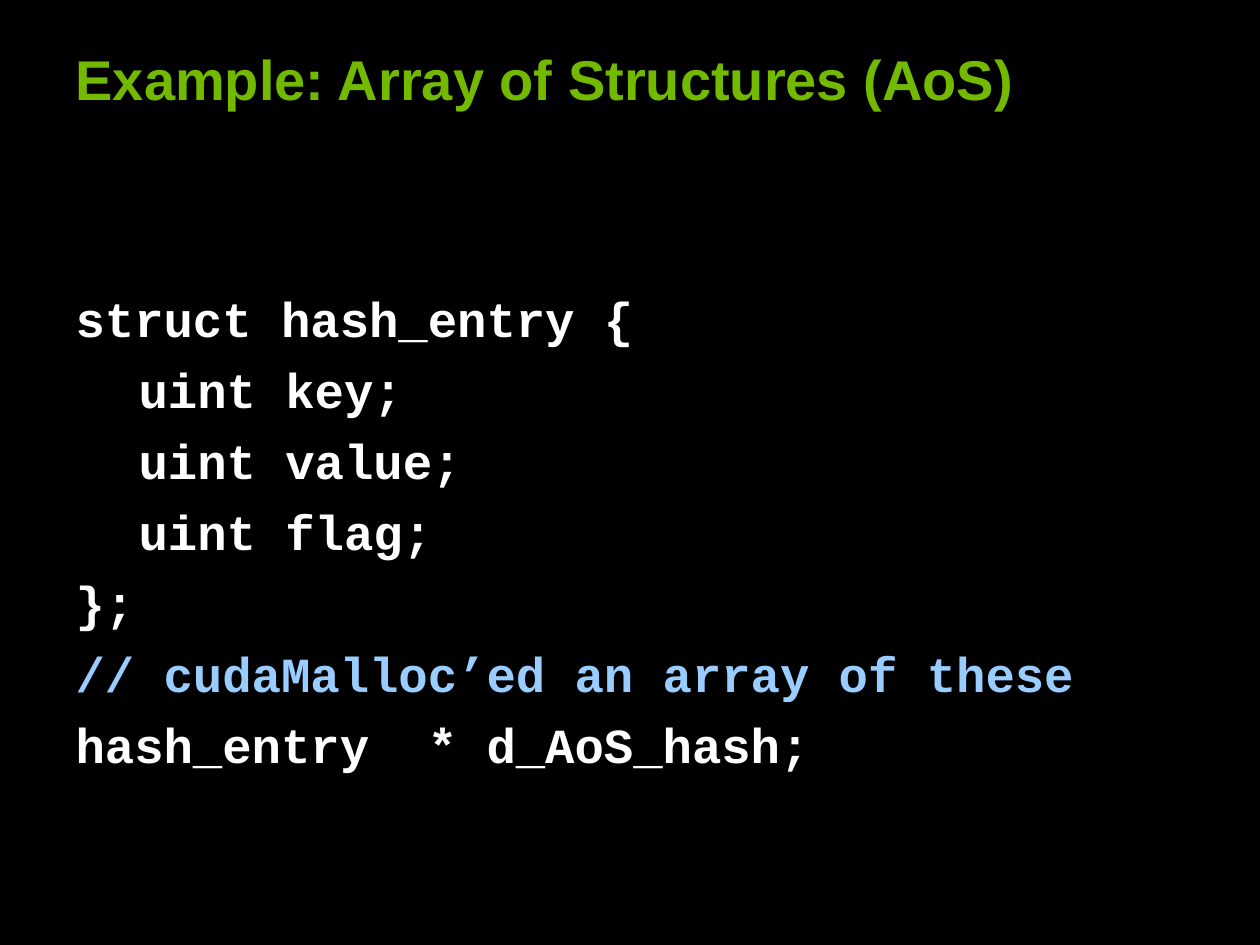
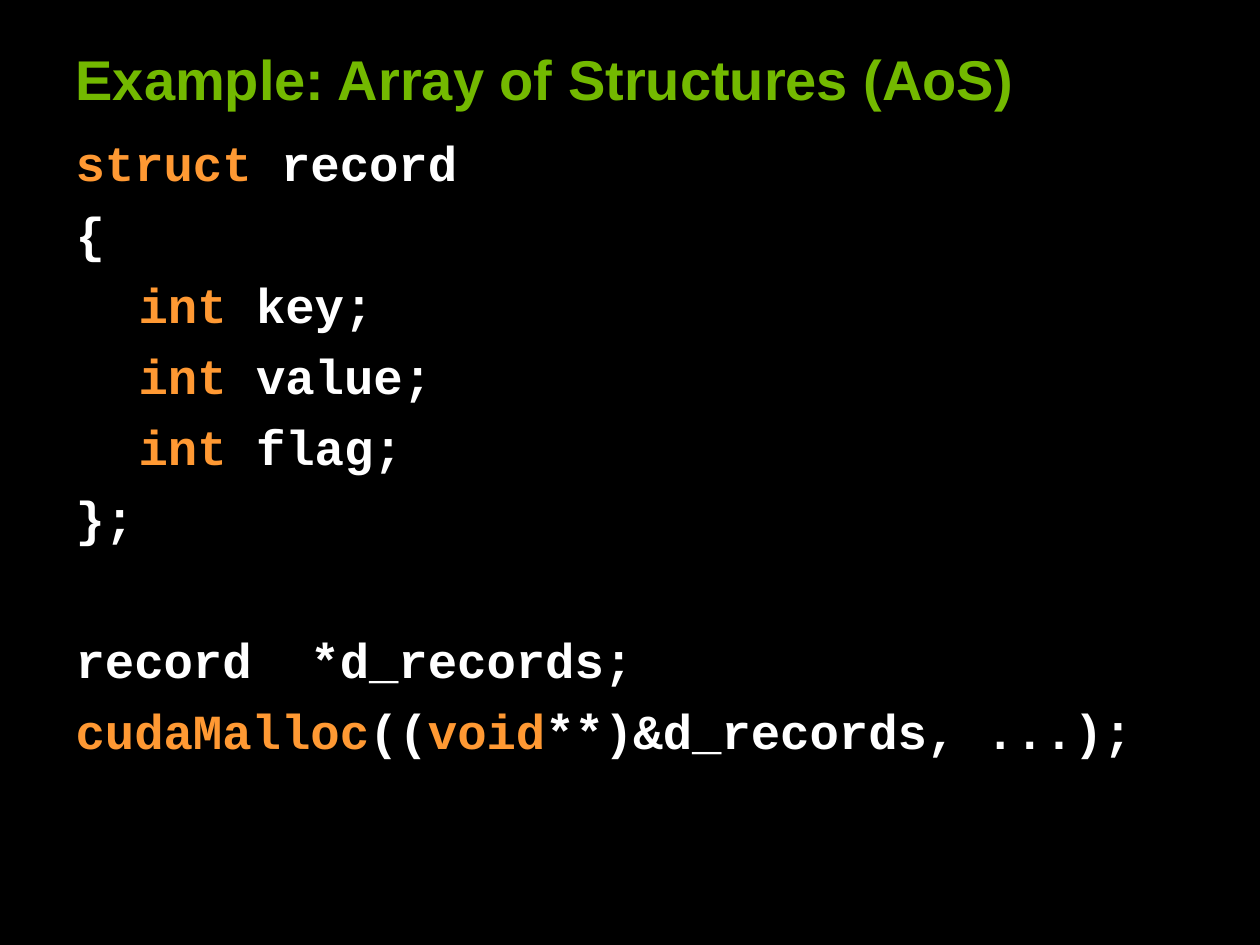
Before and after one commit to leofang/stanford-cs193g-sp2010, a slide deck: slide 12 of trunk/lectures/lecture_5/performance_considerations.ppt. Drawn at 1260x945 pixels with LibreOffice and Linux fonts; fonts in the diff are those of the drawing. Boxes give left, top, right and bottom in pixels: in the first picture for what was removed or moved away, otherwise in the second. Text is boxed around its words. In the diff, an @@ line names an element or a change of style, - is before the commit and + after.

```diff
--- a/trunk/lectures/lecture_5/performance_considerations.ppt
+++ b/trunk/lectures/lecture_5/performance_considerations.ppt
@@ text at bbox=[76, 145, 457, 476]: text changed @@
-struct hash_entry {
-uint key;
-uint value;
-uint flag;
+struct record
+{
+int key;
+int value;
+int flag;
@@ text at bbox=[76, 643, 957, 760]: text changed; text colour #99CCFF to #FFFFFF @@
-// cudaMalloc’ed an array of these
-hash_entry * d_AoS_hash;
+record *d_records;
+cudaMalloc((void**)&d_records, ...);
```
Also in this commit, not shown: 22 other slides changed, 1 other file.
